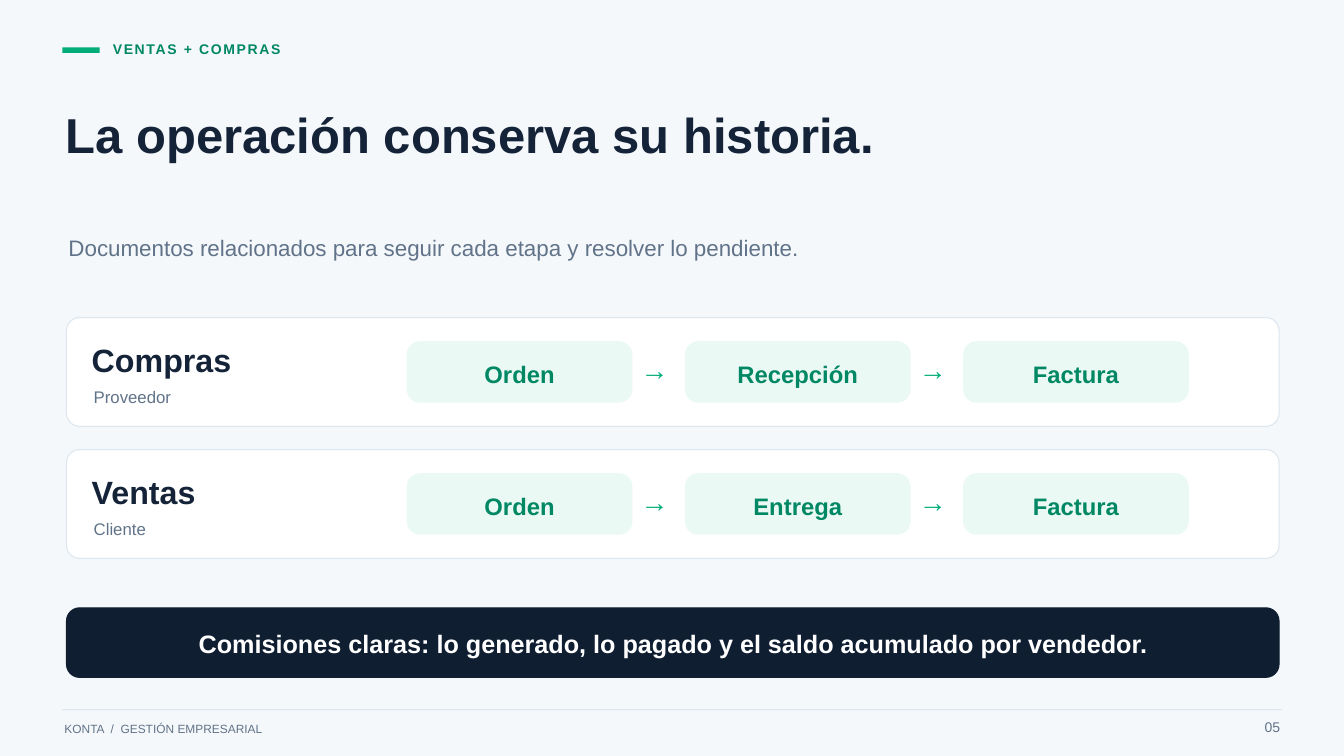
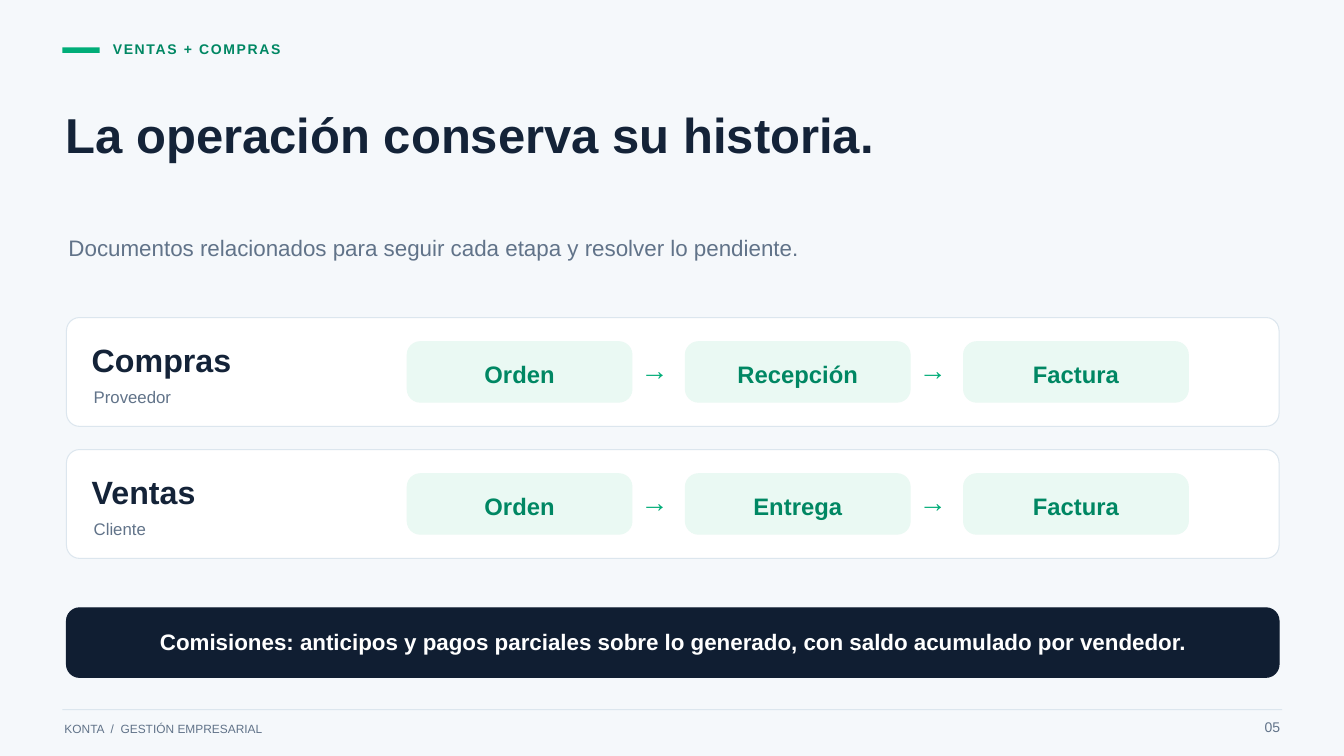
Before and after one commit to Jefersson001/Sistema-de-Venta, a slide deck: slide 5 of docs/Konta_Presentacion_Comercial.pptx. Drawn at 1344x756 pixels with LibreOffice and Linux fonts; fonts in the diff are those of the drawing. Boxes give left, top, right and bottom in pixels: in the first picture for what was removed or moved away, otherwise in the second. Text is boxed around its words. In the diff, an @@ line names an element or a change of style, - is before the commit and + after.

```diff
--- a/docs/Konta_Presentacion_Comercial.pptx
+++ b/docs/Konta_Presentacion_Comercial.pptx
@@ text at [160, 633, 1185, 655]: text changed; size 18 to 16 pt @@
-Comisiones claras: lo generado, lo pagado y el saldo acumulado por vendedor.
+Comisiones: anticipos y pagos parciales sobre lo generado, con saldo acumulado por vendedor.
```
Also in this commit, not shown: 10 other slides changed, 1 slide added, 59 other files.
